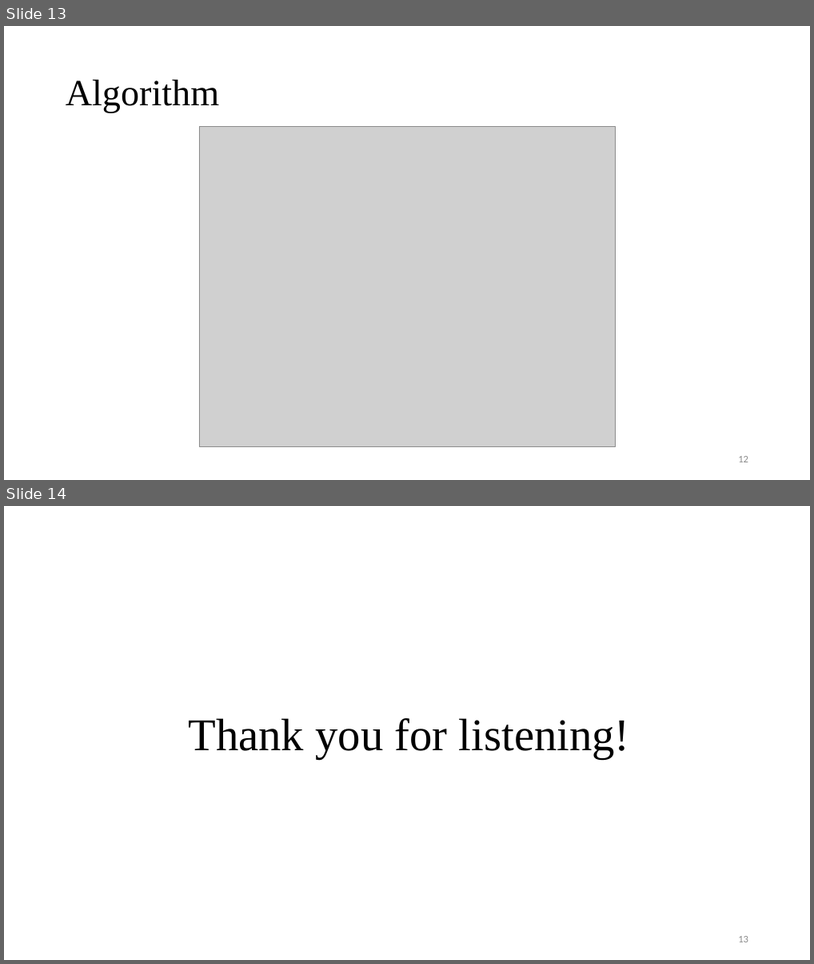
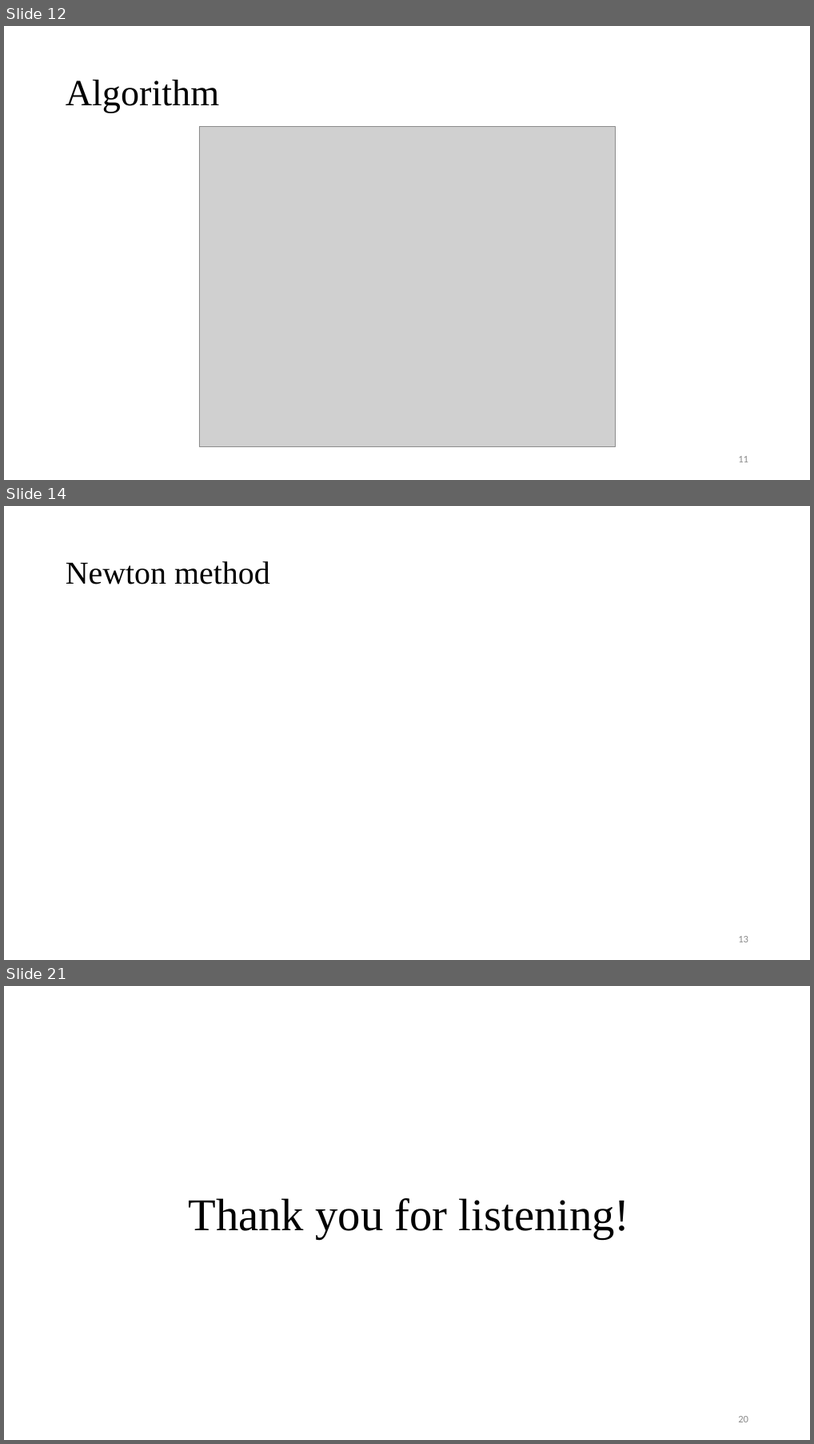
Before and after one commit to Pacific-Feng-Studuies/Studied-Papers, a slide deck: GM/Placement/Stronger Mixed-Size Placement Backbone Considering Second-Order Information/Stronger Mixed-Size Placement Backbone Considering Second-Order Information.pptx. Shown one above the other, each under a label of ours: slides 13 and 14 before the commit, slides 12, 14 and 21 after it; the slides between them are not shown. The pictures are 814x964 and 814x1444 pixels, drawn with LibreOffice and Linux fonts; fonts in the diff are those of the drawing; grey boxes stand for pictures. Boxes give left, top, right and bottom in pixels: in the first picture for what was removed or moved away, otherwise in the second. Text is boxed around its words. In the diff, an @@ line names an element or a change of style, - is before the commit and + after.

```diff
--- a/GM/Placement/Stronger Mixed-Size Placement Backbone Considering Second-Order Information/Stronger Mixed-Size Placement Backbone Considering Second-Order Information.pptx
+++ b/GM/Placement/Stronger Mixed-Size Placement Backbone Considering Second-Order Information/Stronger Mixed-Size Placement Backbone Considering Second-Order Information.pptx
@@ slide 14 added at <box>4,506,810,960</box>, background #FFFFFF @@
@@ title added at <box>66,561,270,584</box>, 38 pt, text #000000 @@
+Newton method
@@ page number added at <box>738,936,749,942</box>, 12 pt, text #8C8C8C @@
+13
@@ what was slide 13 is now slide 12 @@
@@ what was slide 14 is now slide 21 @@
@@ page number at <box>738,1416,749,1422</box>: text changed @@
-13
+20
```
Also in this commit, not shown: 7 slides changed, 6 other slides added.
